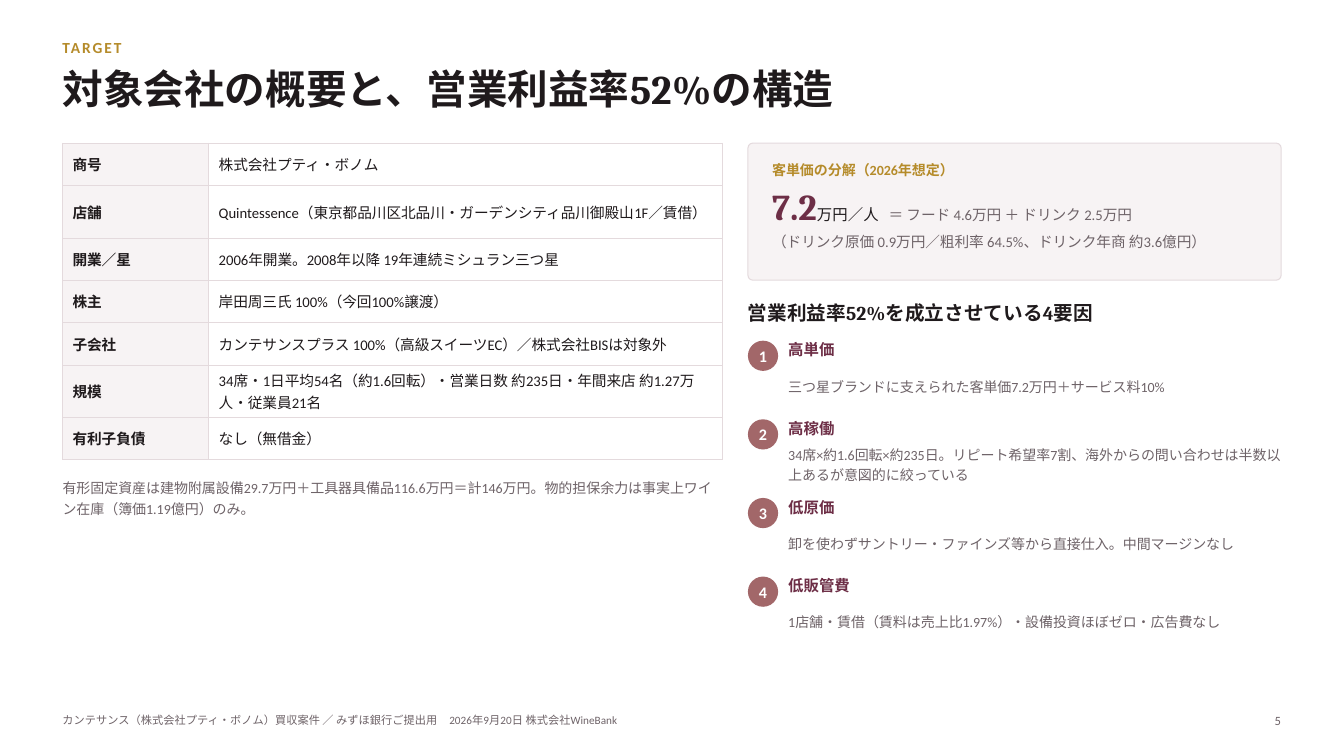
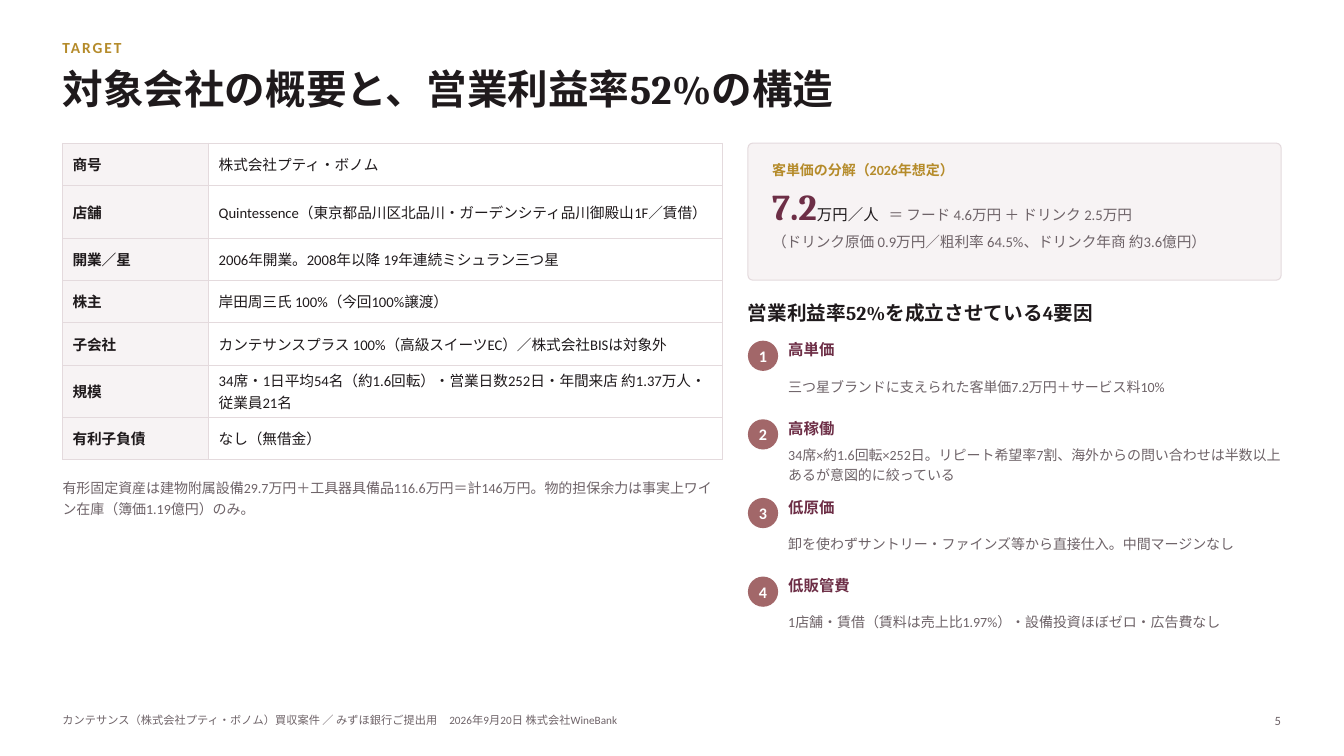
Before and after one commit to nakano-winebank/wine-auction, a slide deck: slide 5 of M&A/カンテサンス/カンテサンス_銀行ご提出用資料.pptx. Drawn at 1344x756 pixels with LibreOffice and Linux fonts; fonts in the diff are those of the drawing. Boxes give left, top, right and bottom in pixels: in the first picture for what was removed or moved away, otherwise in the second. Text is boxed around its words. In the diff, an @@ line names an element or a change of style, - is before the commit and + after.

```diff
--- a/M&A/カンテサンス/カンテサンス_銀行ご提出用資料.pptx
+++ b/M&A/カンテサンス/カンテサンス_銀行ご提出用資料.pptx
@@ table at <box>63,143,723,450</box> @@
-row 6, column 2: 34席・1日平均54名（約1.6回転）・営業日数 約235日・年間来店 約1.27万人・従業員21名
+row 6, column 2: 34席・1日平均54名（約1.6回転）・営業日数252日・年間来店 約1.37万人・従業員21名
@@ text at <box>788,448,1280,481</box>: text changed @@
-34席×約1.6回転×約235日。リピート希望率7割、海外からの問い合わせは半数以上あるが意図的に絞っている
+34席×約1.6回転×252日。リピート希望率7割、海外からの問い合わせは半数以上あるが意図的に絞っている
```
Also in this commit, not shown: 22 other slides changed, 1 slide added, 1 other file.
